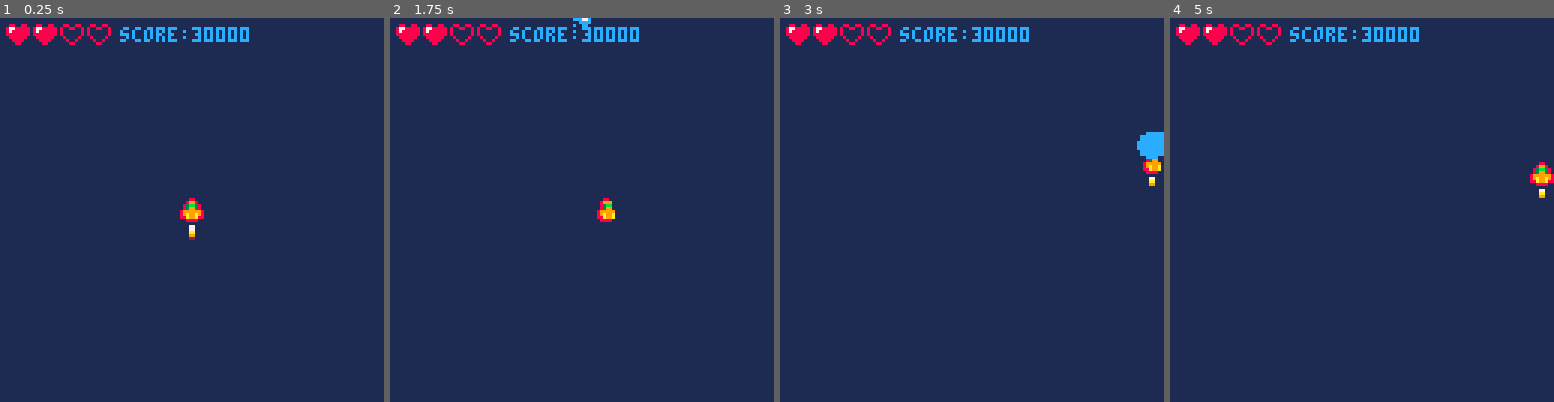
Above: before the commit, frames 1-4 (left to right).
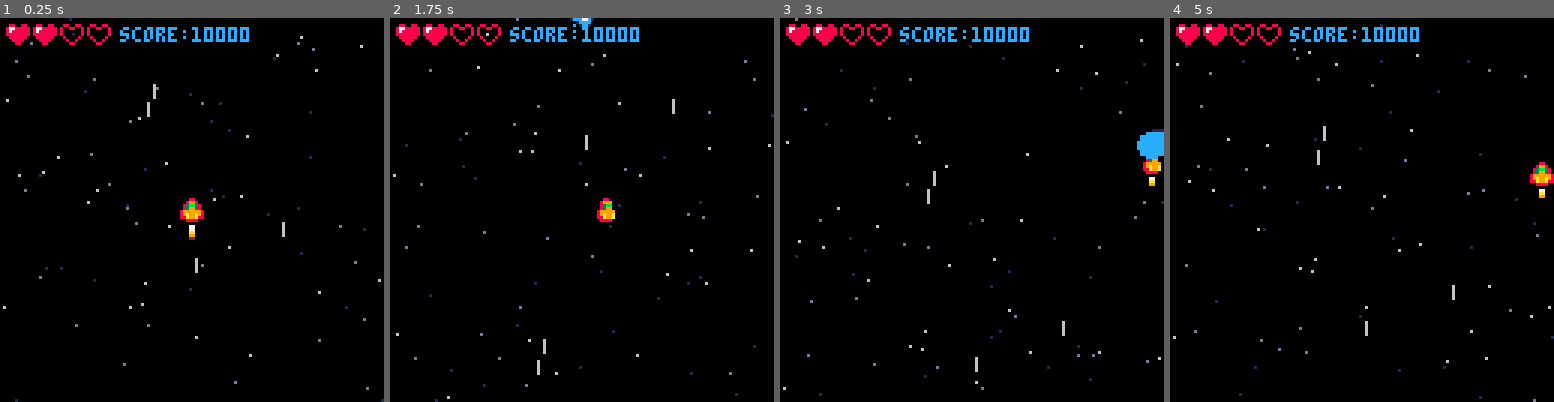
Above: after the commit, the same moments.

Repository: mattmuroya/pico-8
Game: PICO-8 cartridge carts/shmup/shmup.p8
Same seed, same stepped clock (60 frames per second), same inputs: the game is played once before the commit and once after it.
Inputs:
- Up to frame 1 (0.25 s): no input
- Up to frame 2 (1.75 s): tap X (X key) at 0.33, 1.07 s; hold Right from 1.6 s (still down)
- Up to frame 3 (3 s): tap X (X key) at 1.85, 2.97 s; release Right at 2.1 s; hold Up 2.15-2.42 s; hold Right from 2.47 s (still down)
- Up to frame 4 (5 s): release Right at 3.03 s; hold Left 3.08-3.58 s; hold Down 3.63-3.97 s; hold Right 4.02-4.68 s; tap X (X key) at 4.08 s; hold Up from 4.73 s (still down)

The runs differ from the first frame. In frame 1, 98% of the frame differs, in the area x 0-100%, y 0-100%; in frame 2, 98%; in frame 3, 98%; in frame 4, 98%.

Commit message:
add animated starfield

Diff:
--- a/carts/shmup/shmup.p8
+++ b/carts/shmup/shmup.p8
@@ -20,8 +20,19 @@
 	ship_spd_x=0
 	ship_spd_y=0
 
-	score=30000
+	score=10000
+
 	lives=2
+
+	stars_x={}
+	stars_y={}
+	stars_spd={}
+
+	for i=1,80 do
+		add(stars_x, flr(rnd(128)))
+		add(stars_y, flr(rnd(128)))
+		add(stars_spd,rnd(1.5)+.5)
+	end
 end
 
 --update game data (=30fps)
@@ -30,6 +41,9 @@
 	ship_spd_x=0
 	ship_spd_y=0
 	ship_spr=2
+
+	--animate stars
+	animate_starfield()
 
 	--set x speed
 	if btn(0) and btn(1) then
@@ -99,14 +113,14 @@
 
 -- draw new frame (~30fps)
 function _draw()
-	cls(1)
-
+	cls(0)
+	starfield()
+	lasers()
 	spr(ship_spr,ship_x,ship_y)
 	-- blank frame when > 9 looks cool
 	if flame_spr <=9 then spr(flame_spr,ship_x,ship_y+8)
 	end
 
-	spr(laser_spr,laser_x,laser_y)
 
 	if muzzle>0 then
 		circfill(ship_x+3,ship_y-2,muzzle,muzzle>2 and 12 or 7)
@@ -114,11 +128,36 @@
 	end
 
 	for i=1,4 do
-		spr(lives >= i and 12 or 13, 2 + (i-1) * 9, 2)
+		spr(lives>=i and 12 or 13, 2 + (i-1) * 9, 2)
 	end
 
 	print("score:"..score,40,3,12)
-
+end
+-->8
+
+function lasers()
+	spr(laser_spr,laser_x,laser_y)
+end
+
+function starfield()
+	for i=1,#stars_x do
+		local x,y,s,col=stars_x[i],stars_y[i],stars_spd[i],6
+		if s<1 then col=1
+		elseif s<1.5 then col=13
+		end
+
+		if s>1.9 then line(x,y,x,y+4,col)
+		else pset(x,y,col)
+		end
+	end
+end
+
+function animate_starfield()
+	for i=1,#stars_y do
+		local y=stars_y[i]
+		stars_y[i]+=stars_spd[i]
+		if stars_y[i]>=128 then stars_y[i]=0 end
+	end
 end
 __gfx__
 00000000000880000008800000088000000000000000000000000000000000000000000000000000000000000000000008800880088008800000000000000000
Not shown, changed: config.txt
